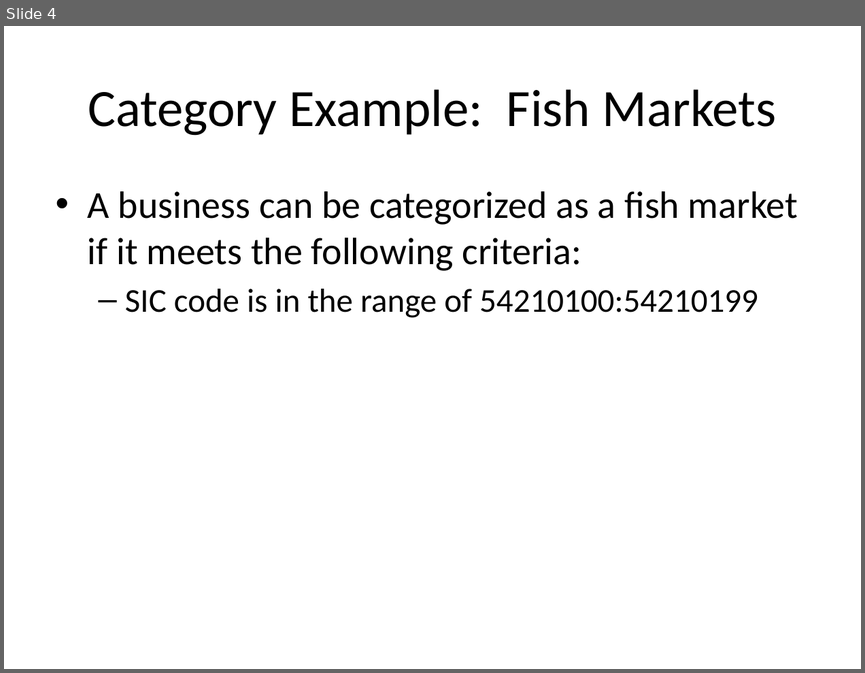
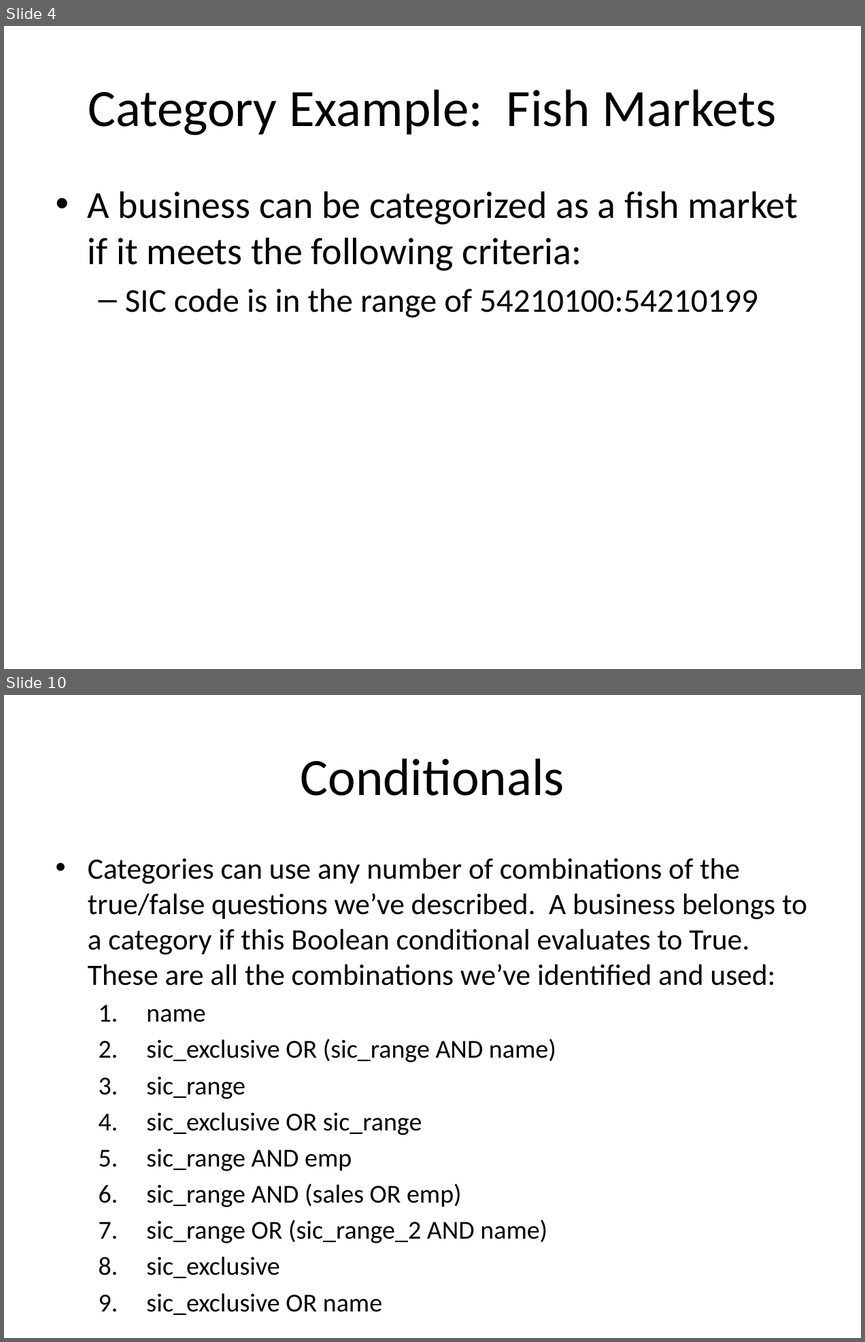
Before and after one commit to RECVD/nets_wrangle, a slide deck: How to Create Your Own NETS Classification Category.pptx. Shown one above the other, each under a label of ours: slide 4 before the commit, slides 4 and 10 after it; the slides between them are not shown. The pictures are 865x673 and 865x1342 pixels, drawn with LibreOffice and Linux fonts; fonts in the diff are those of the drawing. Boxes give left, top, right and bottom in pixels: in the first picture for what was removed or moved away, otherwise in the second. Text is boxed around its words. In the diff, an @@ line names an element or a change of style, - is before the commit and + after.

```diff
--- a/How to Create Your Own NETS Classification Category.pptx
+++ b/How to Create Your Own NETS Classification Category.pptx
@@ slide 10 added at (4, 695, 861, 1338), background #FFFFFF @@
@@ title added at (300, 758, 564, 796), 44 pt, text #000000 @@
+Conditionals
@@ text added at (88, 858, 807, 1278), 24.8 pt, text #000000 @@
+• Categories can use any number of combinations of the true/false questions we’ve described. A business belongs to a category if this Boolean conditional evaluates to True. These are all the combinations we’ve identified and used:
+  1. name
+  2. sic_exclusive OR (sic_range AND name)
+  3. sic_range
+  4. sic_exclusive OR sic_range
+  5. sic_range AND emp
+  6. sic_range AND (sales OR emp)
+  7. sic_range OR (sic_range_2 AND name)
+  8. sic_exclusive
+  9. sic_exclusive OR name
```
Also in this commit, not shown: 4 slides changed, 6 other slides added.
